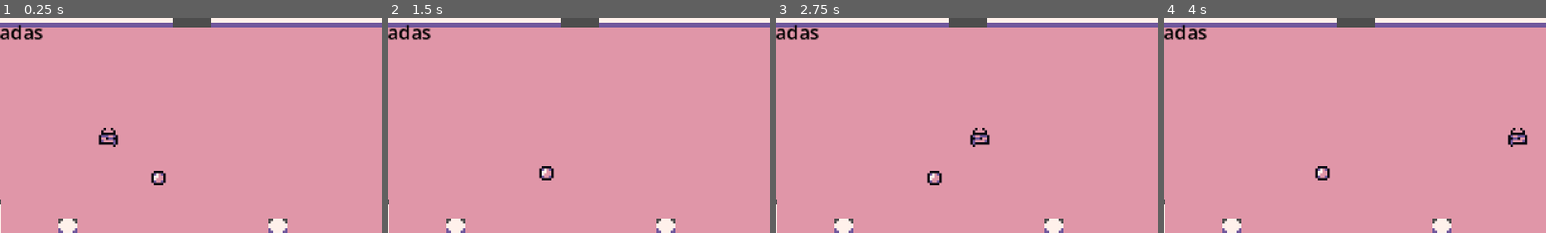
Above: before the commit, frames 1-4 (left to right).
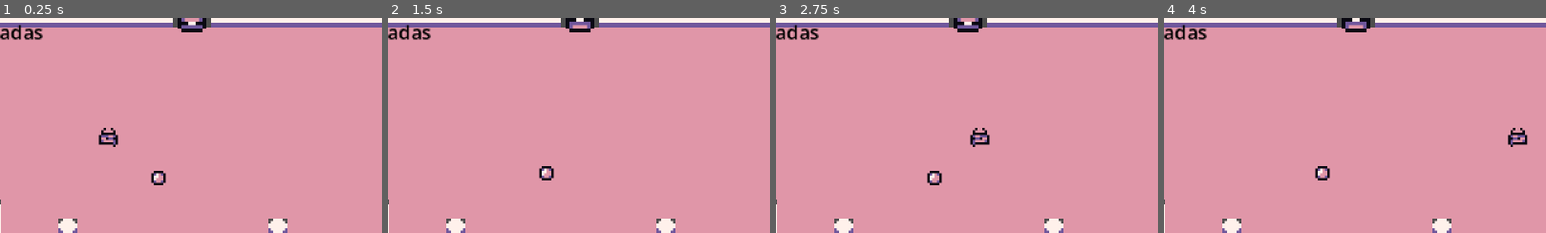
Above: after the commit, the same moments.

Repository: xFerchoVJ/coin-collector-godot
Game: Godot game, scene res://scenes/level.tscn
Same seed, same stepped clock (60 frames per second), same inputs: the game is played once before the commit and once after it.
Inputs:
- Up to frame 1 (0.25 s): no input
- Up to frame 2 (1.5 s): hold D (move_right) 0.53-1.28 s; hold S (move_down) from 1.28 s (still down)
- Up to frame 3 (2.75 s): release S (move_down) at 2.03 s; hold D (move_right) from 2.03 s (still down)
- Up to frame 4 (4 s): release D (move_right) at 2.78 s; hold W (move_up) 2.78-3.53 s; hold A (move_left) from 3.53 s (still down)
The pictures show only the part of the screen within x 27-77%, y 0-50%; the shares and areas given below are measured in that part.

The runs differ from the first frame. In frame 1, 0.5% of the frame differs, in the area x 46-54%, y 0-7%; in frame 2, 0.5%; in frame 3, 0.5%; in frame 4, 0.5%.

Commit message:
T15: exit that opens when all coins are collected
Co-Authored-By: Claude Sonnet 5.5 <noreply@anthropic.com>

Diff:
--- /dev/null
+++ b/scenes/exit.tscn
@@ -0,0 +1,93 @@
+[gd_scene format=3 uid="uid://d0jkpcvc3ouqb"]
+
+[ext_resource type="Script" uid="uid://d1w6s4a2u6clj" path="res://scripts/exit.gd" id="1_l5n14"]
+[ext_resource type="Texture2D" uid="uid://b8ysugotxtjjk" path="res://Assets/Strips/Chest/Chest Idle.png" id="1_uyw7u"]
+[ext_resource type="Texture2D" uid="uid://n182jfl7ntv" path="res://Assets/Strips/Chest/Chest Open.png" id="2_l5n14"]
+
+[sub_resource type="RectangleShape2D" id="RectangleShape2D_dtglo"]
+size = Vector2(8, 7)
+
+[sub_resource type="AtlasTexture" id="AtlasTexture_c7mer"]
+atlas = ExtResource("1_uyw7u")
+region = Rect2(0, 0, 8, 8)
+
+[sub_resource type="AtlasTexture" id="AtlasTexture_ka15t"]
+atlas = ExtResource("1_uyw7u")
+region = Rect2(0, 8, 8, 8)
+
+[sub_resource type="AtlasTexture" id="AtlasTexture_2427a"]
+atlas = ExtResource("1_uyw7u")
+region = Rect2(0, 16, 8, 8)
+
+[sub_resource type="AtlasTexture" id="AtlasTexture_ywa8d"]
+atlas = ExtResource("1_uyw7u")
+region = Rect2(0, 24, 8, 8)
+
+[sub_resource type="AtlasTexture" id="AtlasTexture_rtnw0"]
+atlas = ExtResource("2_l5n14")
+region = Rect2(0, 0, 8, 8)
+
+[sub_resource type="AtlasTexture" id="AtlasTexture_1uste"]
+atlas = ExtResource("2_l5n14")
+region = Rect2(0, 8, 8, 8)
+
+[sub_resource type="AtlasTexture" id="AtlasTexture_uxtoi"]
+atlas = ExtResource("2_l5n14")
+region = Rect2(0, 16, 8, 8)
+
+[sub_resource type="AtlasTexture" id="AtlasTexture_ddvly"]
+atlas = ExtResource("2_l5n14")
+region = Rect2(0, 24, 8, 8)
+
+[sub_resource type="SpriteFrames" id="SpriteFrames_u0ya7"]
+animations = [{
+"frames": [{
+"duration": 1.0,
+"texture": SubResource("AtlasTexture_c7mer")
+}, {
+"duration": 1.0,
+"texture": SubResource("AtlasTexture_ka15t")
+}, {
+"duration": 1.0,
+"texture": SubResource("AtlasTexture_2427a")
+}, {
+"duration": 1.0,
+"texture": SubResource("AtlasTexture_ywa8d")
+}],
+"loop": 1,
+"name": &"idle",
+"speed": 8.0
+}, {
+"frames": [{
+"duration": 1.0,
+"texture": SubResource("AtlasTexture_rtnw0")
+}, {
+"duration": 1.0,
+"texture": SubResource("AtlasTexture_1uste")
+}, {
+"duration": 1.0,
+"texture": SubResource("AtlasTexture_uxtoi")
+}, {
+"duration": 1.0,
+"texture": SubResource("AtlasTexture_ddvly")
+}],
+"loop": 0,
+"name": &"open",
+"speed": 8.0
+}]
+
+[node name="Exit" type="Area2D" unique_id=245455421]
+collision_mask = 2
+monitoring = false
+script = ExtResource("1_l5n14")
+
+[node name="CollisionShape2D" type="CollisionShape2D" parent="." unique_id=1678139279]
+position = Vector2(0, 0.5)
+shape = SubResource("RectangleShape2D_dtglo")
+
+[node name="AnimatedSprite2D" type="AnimatedSprite2D" parent="." unique_id=1654388839]
+sprite_frames = SubResource("SpriteFrames_u0ya7")
+animation = &"idle"
+autoplay = "idle"
+
+[connection signal="body_entered" from="." to="." method="_on_body_entered"]
--- a/scenes/level.tscn
+++ b/scenes/level.tscn
@@ -6,6 +6,7 @@
 [ext_resource type="PackedScene" uid="uid://d3mdkij85uie" path="res://scenes/coin.tscn" id="3_w8frs"]
 [ext_resource type="PackedScene" uid="uid://df45nl21mi3br" path="res://scenes/hud.tscn" id="4_mx8sn"]
 [ext_resource type="PackedScene" uid="uid://dtjbvg85t0mgv" path="res://scenes/enemy.tscn" id="6_2r41h"]
+[ext_resource type="PackedScene" uid="uid://d0jkpcvc3ouqb" path="res://scenes/exit.tscn" id="7_klq6b"]
 
 [sub_resource type="TileSetAtlasSource" id="TileSetAtlasSource_w7c3h"]
 texture = ExtResource("1_2q6dc")
@@ -90,3 +91,7 @@
 [node name="Enemy2" parent="." unique_id=1180142810 instance=ExtResource("6_2r41h")]
 position = Vector2(153, 54)
 distance = 100.0
+
+[node name="Exit" parent="." unique_id=245455421 instance=ExtResource("7_klq6b")]
+position = Vector2(168, 4)
+scale = Vector2(1.5, 1.5)
--- /dev/null
+++ b/scripts/exit.gd
@@ -0,0 +1,17 @@
+extends Area2D
+
+signal player_entered
+
+@onready var animated_sprite_2d: AnimatedSprite2D = $AnimatedSprite2D
+
+
+func _on_body_entered(body: Node2D) -> void:
+	if body.is_in_group("player"):
+		player_entered.emit()
+
+
+func open() -> void:
+	# Activar animacion de abrir
+	animated_sprite_2d.play("open")
+	# Hacer que el area detecte al jugador
+	set_deferred("monitoring", true)
--- a/scripts/level.gd
+++ b/scripts/level.gd
@@ -5,18 +5,21 @@
 
 @onready var hud: CanvasLayer = $HUD
 @onready var player: CharacterBody2D = $Player
+@onready var exit: Area2D = $Exit
 
 func _ready() -> void:
 	# Obtener las monedas de la escena Level
 	var coins_in_scene: Array[Node] = get_tree().get_nodes_in_group("coins")
 	var enemies_in_scene: Array[Node] = get_tree().get_nodes_in_group("enemies")
-	# De todas las coins conectar la señal
+
+	# Conectar señales de las escenas
 	for coin in coins_in_scene:
 		coin.coin_collected.connect(_on_coin_collected)
 
 	for enemy in enemies_in_scene:
 		enemy.player_touched.connect(_on_kill_player)
 
+	exit.player_entered.connect(_on_player_entered_exit)
 	# Obtener el total de coins en la escena en número
 	total_coins = coins_in_scene.size()
 	#Actualizar el HUD
@@ -27,6 +30,9 @@
 	# Cuando se agarra una coin se suma 1 al la variable y actualizamos el hud
 	collected_coins += 1
 	hud.update_counter(collected_coins, total_coins)
+	if collected_coins >= total_coins:
+		exit.open()
+
 
 
 func _on_kill_player() -> void:
@@ -34,3 +40,8 @@
 		return
 	player.die()
 	print("Juego terminado")
+
+func _on_player_entered_exit() -> void:
+	if not player.is_alive:
+		return
+	print("Nivel completado")
Not shown, added: scripts/exit.gd.uid
Not shown, changed: docs/LEARNING_PROGRESS.md
